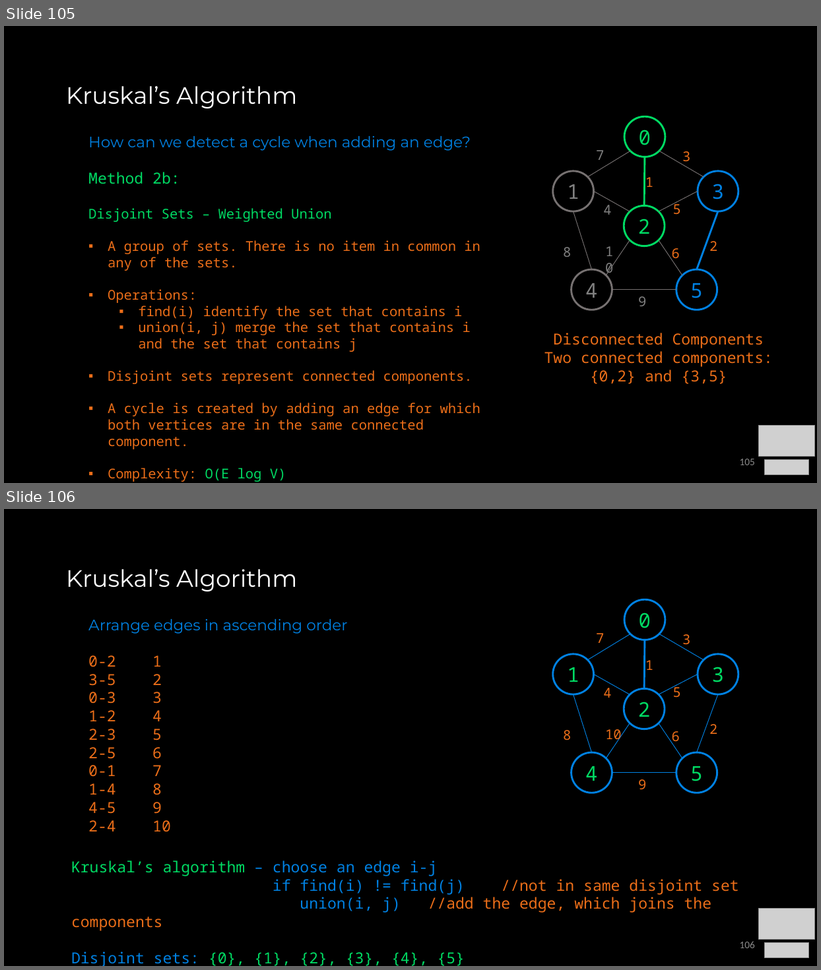
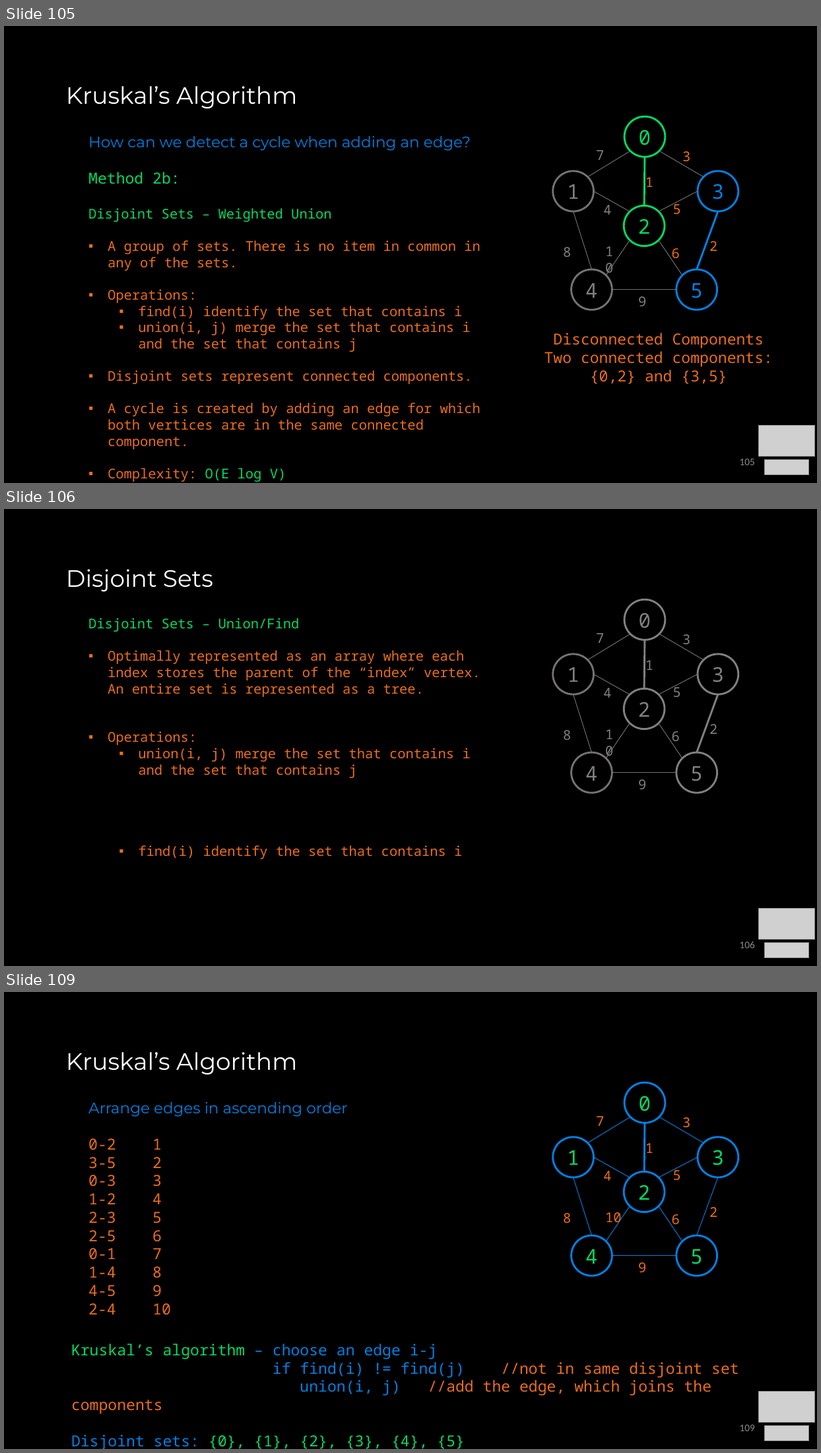
Before and after one commit to COP3530/Instructional-Content, a slide deck: Slides-PPT/8b - Graph Traversals and Algorithms.pptx. Shown one above the other, each under a label of ours: slides 105 and 106 before the commit, slides 105, 106 and 109 after it; the slides between them are not shown. The pictures are 821x970 and 821x1453 pixels, drawn with LibreOffice and Linux fonts; fonts in the diff are those of the drawing; grey boxes stand for pictures. Boxes give left, top, right and bottom in pixels: in the first picture for what was removed or moved away, otherwise in the second. Text is boxed around its words. In the diff, an @@ line names an element or a change of style, - is before the commit and + after.

```diff
--- a/Slides-PPT/8b - Graph Traversals and Algorithms.pptx
+++ b/Slides-PPT/8b - Graph Traversals and Algorithms.pptx
@@ slide 106 added at (x1=4, y1=509, x2=817, y2=966), background #000000 @@
@@ title added at (x1=66, y1=569, x2=213, y2=591), 28 pt, text #FFFFFF @@
+Disjoint Sets
@@ text added at (x1=88, y1=618, x2=481, y2=859), 16 pt, text #EB6E19 @@
+Disjoint Sets – Union/Find
+▪ Optimally represented as an array where each index stores the parent of the “index” vertex. An entire set is represented as a tree.
+▪ Operations:
+  ▪ union(i, j) merge the set that contains i and the set that contains j
+  ▪ find(i) identify the set that contains i
@@ group added at (x1=553, y1=599, x2=739, y2=793): 10 texts, 10 lines, 6 ellipses @@
+0
+1
+3
+4
+5
+7
+4
+8
+9
+2
+1
+3
+2
+10
+6
+5
@@ picture added at (x1=759, y1=908, x2=815, y2=940) @@
@@ page number added at (x1=740, y1=941, x2=755, y2=949), 12 pt, text #8C8C8C @@
+106
@@ picture added at (x1=765, y1=943, x2=809, y2=958) @@
@@ what was slide 106 is now slide 109 @@
@@ page number at (x1=740, y1=1425, x2=755, y2=1432): text changed @@
-106
+109
```
Also in this commit, not shown: 6 slides changed, 2 other slides added, 3 other files.
